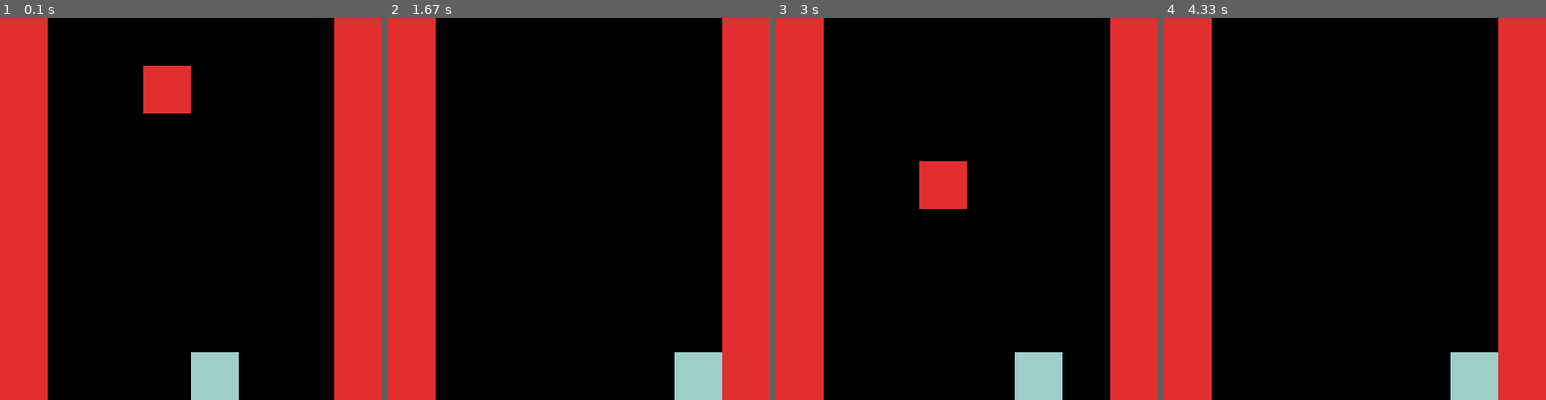
Above: before the commit, frames 1-4 (left to right).
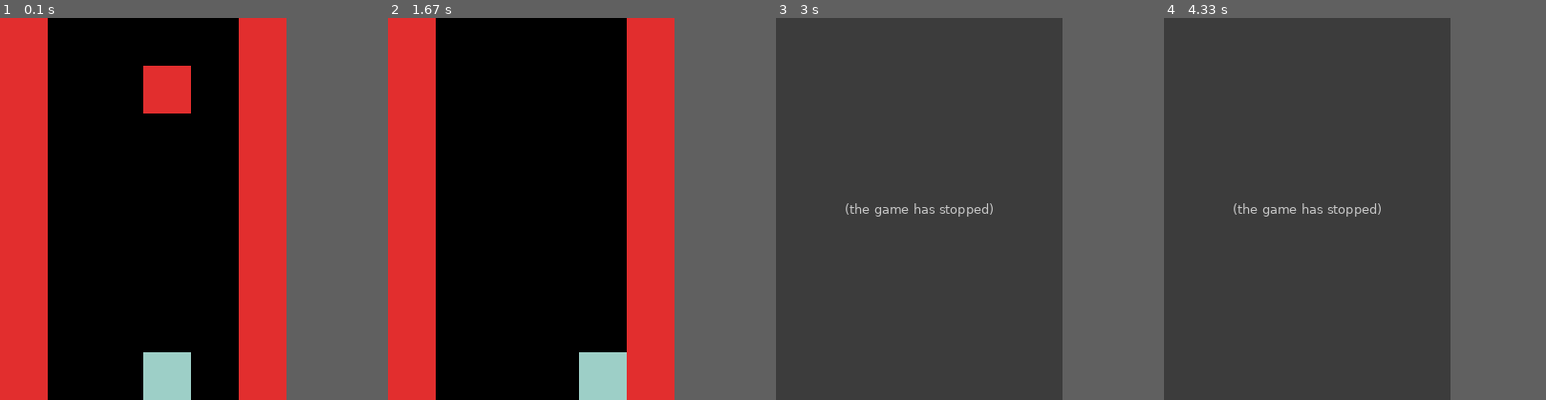
Above: after the commit, the same moments.

Repository: gunheekim90/pygame_avoid
Game: pygame game, started from jo_v1.py
Same seed, same stepped clock (60 frames per second), same inputs: the game is played once before the commit and once after it.
Inputs:
- Up to frame 1 (0.1 s): no input
- Up to frame 2 (1.67 s): no input
- Up to frame 3 (3 s): no input
- Up to frame 4 (4.33 s): no input
In our replay, the window is 400x400 before the commit and 300x400 after it. These sizes can differ from the game's own. Grey fills any space a smaller window leaves; there, only what the larger window draws over its background counts as a difference.

The runs differ from the first frame. In frame 1, 28% of the frame differs, in the area x 37-100%, y 0-100%; in frame 2, 27%; in frame 3, 88%, in the area x 0-100%, y 0-100%; in frame 4, 88%.
After the commit the program exited at 2.5 s; later frames show no game.

Commit message:
just making sure everything is up to date

Diff:
--- a/jo_v1.py
+++ b/jo_v1.py
@@ -6,7 +6,7 @@
 pygame.init()
 
 # define the window dimensions
-window_length = 400
+window_length = 300
 window_height = 400
 wall_color = (226,46,46)
 player_color = (157,207,199)
